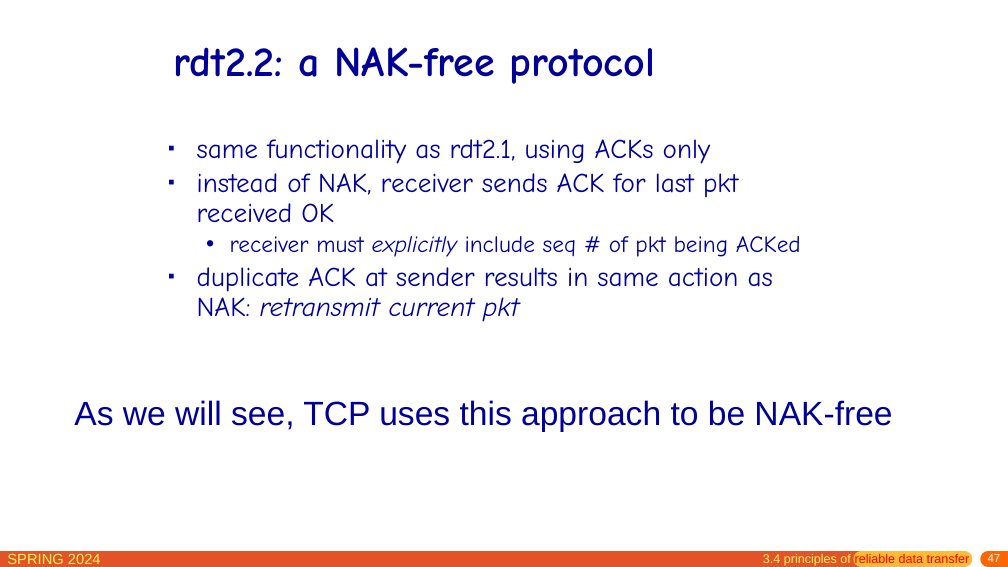
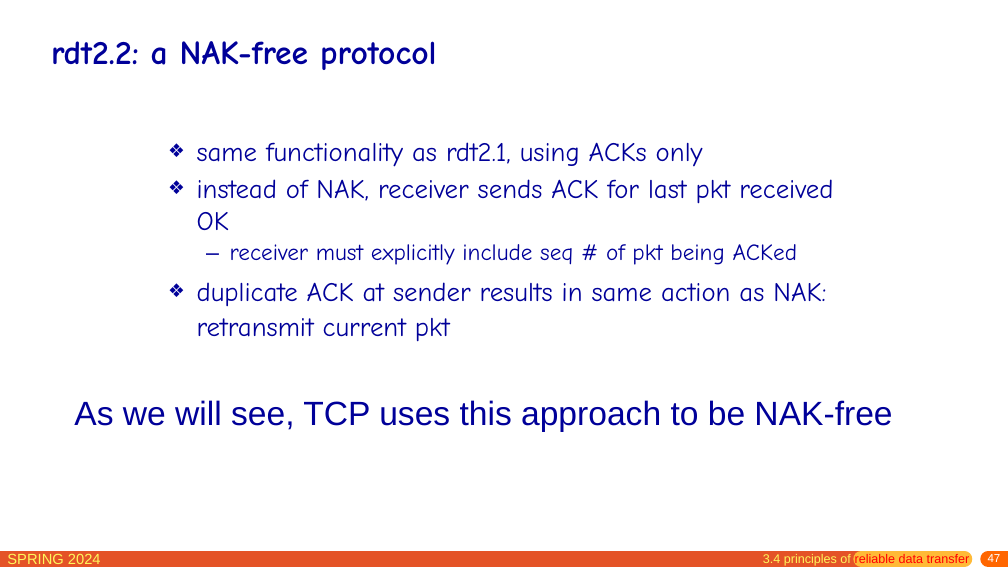
Before and after one commit to network-whu/slides, a slide deck: slide 47 of pptx/chapter3.pptx. Drawn at 1008x567 pixels with LibreOffice and Linux fonts; fonts in the diff are those of the drawing. Boxes give left, top, right and bottom in pixels: in the first picture for what was removed or moved away, otherwise in the second. Text is boxed around its words. In the diff, an @@ line names an element or a change of style, - is before the commit and + after.

```diff
--- a/pptx/chapter3.pptx
+++ b/pptx/chapter3.pptx
@@ title "rdt2.2: a NAK-free protocol": place and size @@
-title "rdt2.2: a NAK-free protocol" at (174,47,655,84)
+title "rdt2.2: a NAK-free protocol" at (51,41,437,70)
@@ title "rdt2.2: a NAK-free protocol" at (51,41,437,70): size 40 to 32 pt @@
@@ text "same functionality as rdt2.1, using ..." at (197,142,833,342): size 25.9 to 25.5 pt in "same functionality as rdt2.1, using ACKs only", "instead of NAK, receiver sends ACK for ...", "duplicate ACK at sender results in same ..."; size 22.2 to 22.1 pt in "receiver must explicitly include seq # of ..."; italic off in "explicitly", "retransmit current pkt"; bullet ▪ to ❖; line spacing 0.9 to 1; bullet • to –; line spacing 0.9 to 1.1 @@
```
Also in this commit, not shown: 38 other slides changed.
